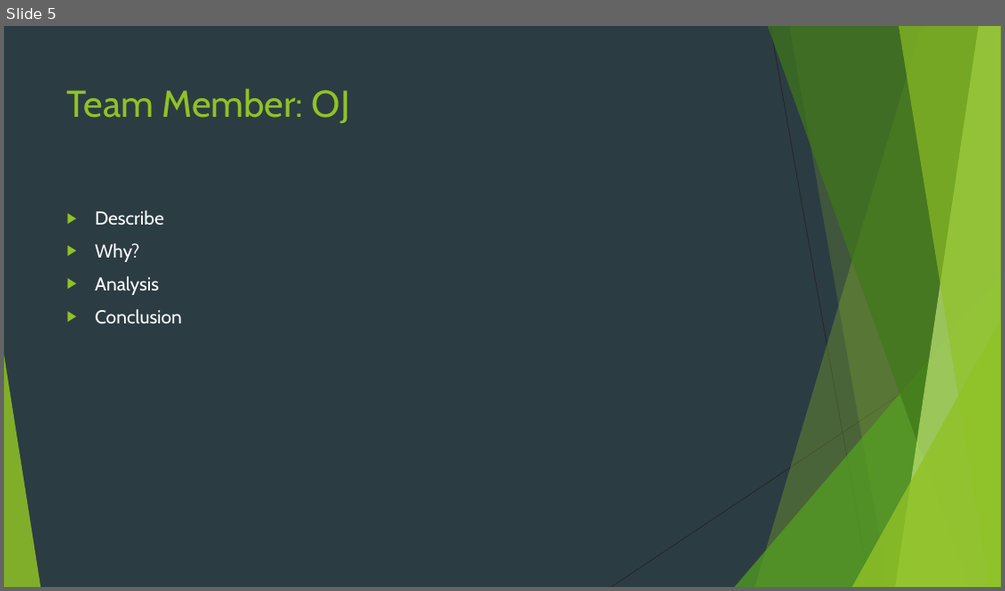
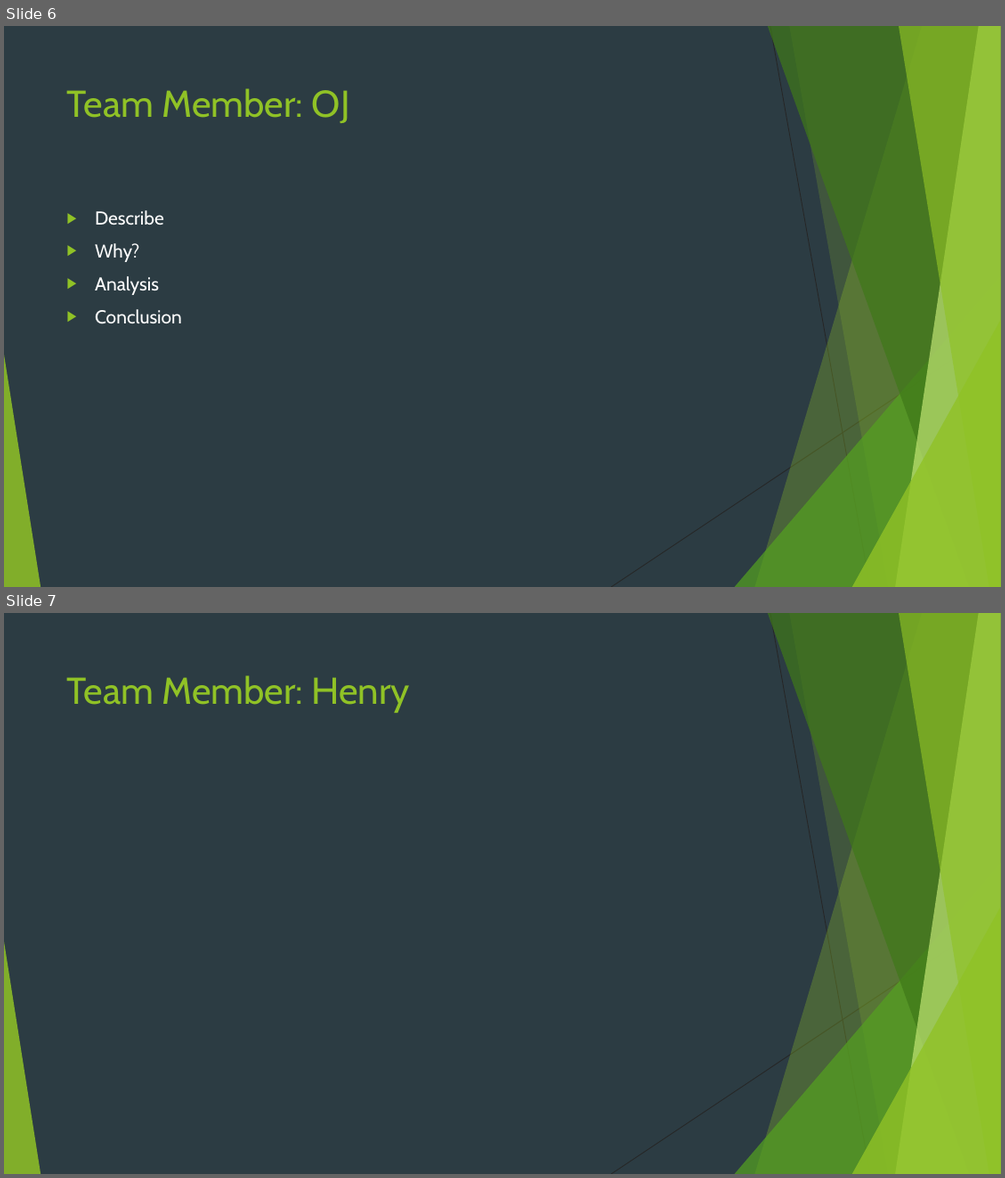
Before and after one commit to henryle-n/Hurricane-History-Analysis, a slide deck: Team_4_Proj_1.pptx. Shown one above the other, each under a label of ours: slide 5 before the commit, slides 6 and 7 after it. The pictures are 1005x591 and 1005x1178 pixels, drawn with LibreOffice and Linux fonts; fonts in the diff are those of the drawing. Boxes give left, top, right and bottom in pixels: in the first picture for what was removed or moved away, otherwise in the second. Text is boxed around its words. In the diff, an @@ line names an element or a change of style, - is before the commit and + after.

Commit message:
Updating PPT

```diff
--- a/Team_4_Proj_1.pptx
+++ b/Team_4_Proj_1.pptx
@@ slide 7 added at [4, 613, 1001, 1174], background #2C3C43; not listed: 10 template elements that a slide beside it also shows @@
@@ title added at [67, 675, 410, 713], 36 pt, text #90C226 @@
+Team Member: Henry
@@ what was slide 5 is now slide 6 @@
```
Also in this commit, not shown: 1 slide changed, 1 other slide added.
